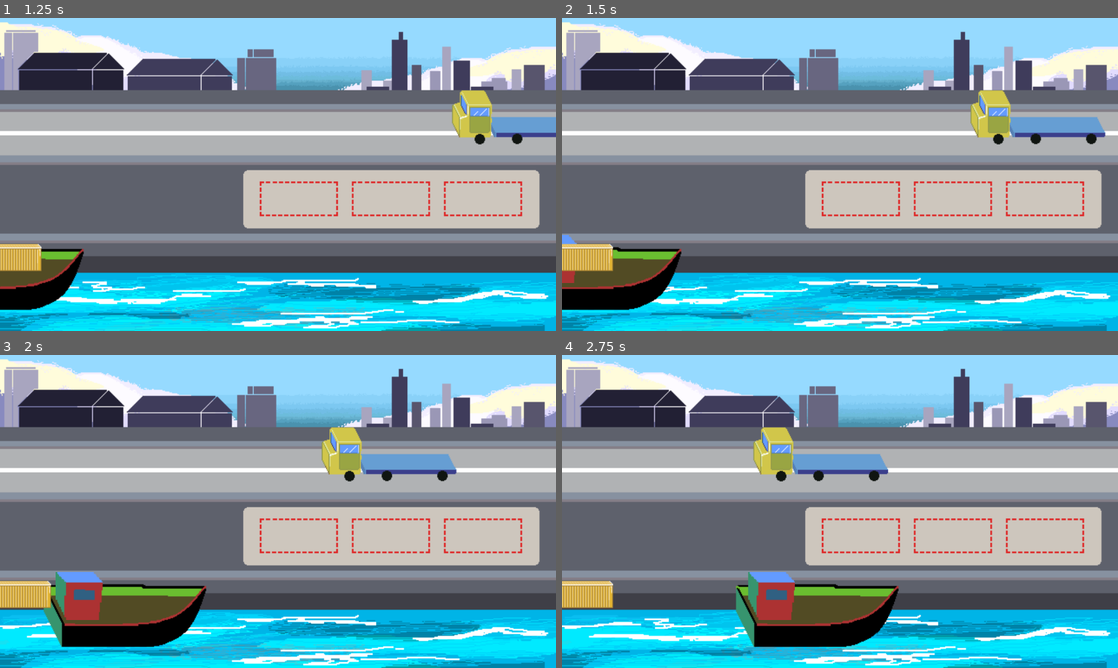
Above: before the commit, frames 1-4 (two rows, left to right).
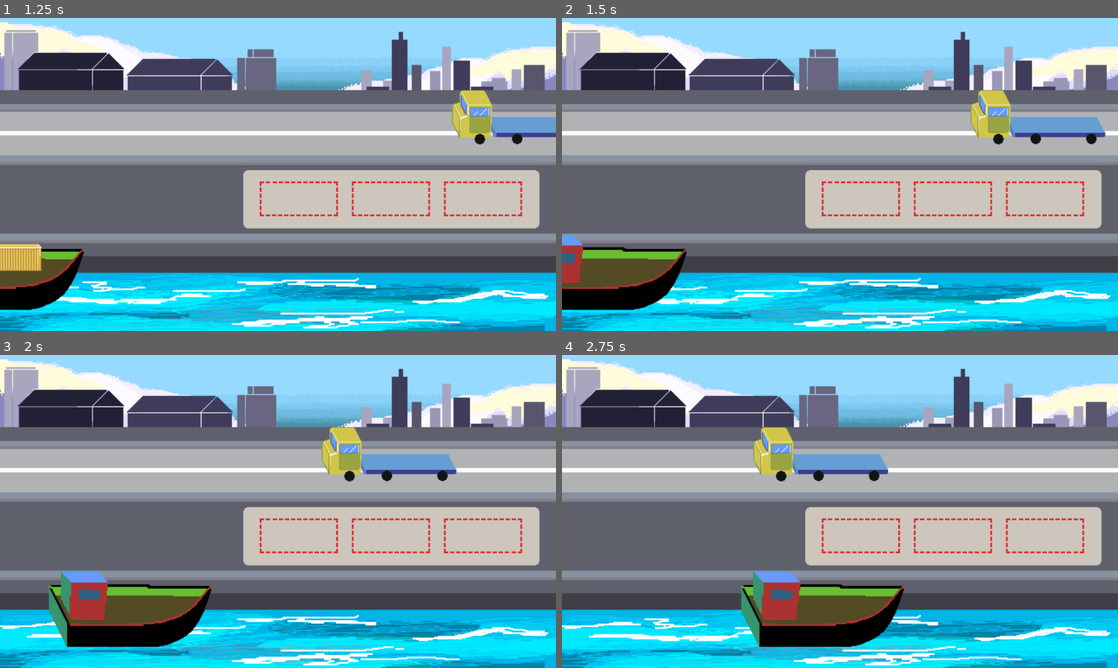
Above: after the commit, the same moments.

Repository: FlorCardinali/Game-jam-4.12.2023-puerto-de-ingeniero-white-
Game: Godot game, scene res://main.tscn
The game is run twice, just before and just after one commit, with the same random seed, the same clock (stepped at 60 frames per second) and the same inputs.
Inputs (mouse positions are in pixels of both pictures, inside the frame that each line leads up to):
- Up to frame 1 (1.25 s): move the mouse to (400, 158) at 0.52 s; press the mouse at (400, 158) at 0.53 s
- Up to frame 2 (1.5 s): move the mouse to (573, 259) at 1.27 s; release the mouse at (573, 259) at 1.28 s; click (573, 259) at 1.35 s
- Up to frame 3 (2 s): no input
- Up to frame 4 (2.75 s): move the mouse to (895, 442) at 2.02 s; press the mouse at (895, 442) at 2.03 s

Frame 1 is identical in both runs. In frame 2, 1.3% of the frame differs, in the area x 0-23%, y 69-94%; in frame 3, 2.1%; in frame 4, 2.2%, in the area x 0-62%, y 69-94%.

Commit message:
caja se elimina correctamente
la caja se elimina si esta fuera de las areas y tambien si hay mas de una caja en cada area

Diff:
--- a/caja.gd
+++ b/caja.gd
@@ -4,7 +4,9 @@
 var distancia_al_click = Vector2.ZERO
 var colision
 var se_solto_caja = false
-signal se_solto_la_caja
+var areas
+var pos_vieja
+signal se_solto_la_caja(caja)
 
 func _physics_process(delta):
 	if click_esta_adentro:
@@ -18,9 +20,10 @@
 func _on_area_click_input_event(viewport, event, shape_idx):
 	if event.is_action_pressed("click_izquierdo"):
 		distancia_al_click = get_global_mouse_position() - self.position
+		pos_vieja = position
 		click_esta_adentro = true
 		print("se clikio")
 	if event.is_action_released("click_izquierdo"):
-		click_esta_adentro = false
-		emit_signal("se_solto_la_caja")
+		emit_signal("se_solto_la_caja",self)
+		click_esta_adentro = false #soltado
 		print("se solto el click")
--- a/main.gd
+++ b/main.gd
@@ -4,6 +4,7 @@
 @export var caja:PackedScene
 @export var camion:PackedScene
 
+var escena_caja = load("res://caja.tscn")
 var nivel = 1
 
 #barco
@@ -23,17 +24,41 @@
 var colision_camion #donde se guarda el movimiento del camion
 var vector_camion = Vector2(-10,0) #velocidad a la que va el camion
 
+
 func _ready():
 	pass
+
+func cuando_se_suelta_la_caja(cajita):
+	if  $area_1.get_overlapping_bodies().size() > 0:
+#		print("area 1: ",$area_1.get_overlapping_bodies())
+		if $area_1.get_overlapping_bodies().size() > 1:
+			$area_1.get_overlapping_bodies()[1].queue_free()
+		$area_1.get_overlapping_bodies()[0].position = $area_1.position
+
+	if $area_2.get_overlapping_bodies().size() > 0:
+#		print("area 2:", $area_2.get_overlapping_bodies())
+		if $area_2.get_overlapping_bodies().size() > 1:
+			$area_2.get_overlapping_bodies()[1].queue_free()
+		$area_2.get_overlapping_bodies()[0].position = $area_2.position
+
+	if $area_3.get_overlapping_bodies().size() > 0:
+#		print("area 3: ", $area_3.get_overlapping_bodies())
+		if $area_3.get_overlapping_bodies().size() > 1:
+			$area_3.get_overlapping_bodies()[1].queue_free()
+		$area_3.get_overlapping_bodies()[0].position = $area_3.position
+
+	if (cajita.position != $area_1.position) and (cajita.position != $area_2.position) and (cajita.position != $area_3.position):
+		print("cajita no esta donde debe estar")
+		cajita.queue_free()
+
 
 func _process(delta):
 	if not hay_camion:
 		camion_instancia = camion.instantiate()
 		add_child(camion_instancia)
-		print("hayu uncamion anda a saber donde")
 		camion_instancia.position = Vector2(2300,250)
-		print(camion_instancia.position)
 		hay_camion = true
+
 	if hay_camion and $Timer_general.timeout:
 		recorrer_mapa_camion(camion_instancia)
 
@@ -45,6 +70,8 @@
 		caja_instancia = caja.instantiate()
 		add_child(caja_instancia)
 		caja_instancia.position = Vector2(-350,780)
+		caja_instancia.connect("se_solto_la_caja", cuando_se_suelta_la_caja)
+
 
 		hay_barco = true
 
@@ -73,15 +100,3 @@
 			caja.empujar(vector_caja)
 		elif caja.position.x >= 1930:
 			caja.position = Vector2(2500,2500)
-
-
-
-
-
-func _on_area_1_area_entered(area):
-	hay_caja_en_1=true
-	print("entro en 1")
-
-func _on_area_1_area_exited(area):
-	hay_caja_en_1= false
-	print("salio de 1")
--- a/main.tscn
+++ b/main.tscn
@@ -25,30 +25,42 @@
 metadata/_edit_lock_ = true
 
 [node name="area_1" type="Area2D" parent="." groups=["area_dejable"]]
-position = Vector2(907.032, 572.24)
-metadata/_edit_lock_ = true
+z_index = 2
+z_as_relative = false
+position = Vector2(918, 578)
+collision_layer = 2
+collision_mask = 2
 
 [node name="colision_area_1" type="CollisionShape2D" parent="area_1"]
-position = Vector2(123.968, 51.2598)
+z_index = 2
+z_as_relative = false
+position = Vector2(112, 45.9999)
 shape = SubResource("RectangleShape2D_vcqri")
 
 [node name="area_2" type="Area2D" parent="." groups=["area_dejable"]]
-position = Vector2(1220, 572)
-metadata/_edit_lock_ = true
+z_index = 2
+z_as_relative = false
+position = Vector2(1230, 576)
+collision_layer = 2
+collision_mask = 2
 
 [node name="colision_area_2" type="CollisionShape2D" parent="area_2"]
-position = Vector2(128.5, 51.4999)
+z_index = 2
+z_as_relative = false
+position = Vector2(121, 49)
 shape = SubResource("RectangleShape2D_2fsx5")
 
 [node name="area_3" type="Area2D" parent="." groups=["area_dejable"]]
-position = Vector2(1541.32, 567.521)
-metadata/_edit_lock_ = true
+z_index = 2
+z_as_relative = false
+position = Vector2(1548, 577)
+collision_layer = 2
+collision_mask = 2
 
 [node name="colision_area_3" type="CollisionShape2D" parent="area_3"]
-position = Vector2(126.684, 55.9791)
+z_index = 2
+z_as_relative = false
+position = Vector2(121, 47)
 shape = SubResource("RectangleShape2D_okpje")
 
 [node name="Timer_general" type="Timer" parent="."]
-
-[connection signal="area_entered" from="area_1" to="." method="_on_area_1_area_entered"]
-[connection signal="area_exited" from="area_1" to="." method="_on_area_1_area_exited"]
